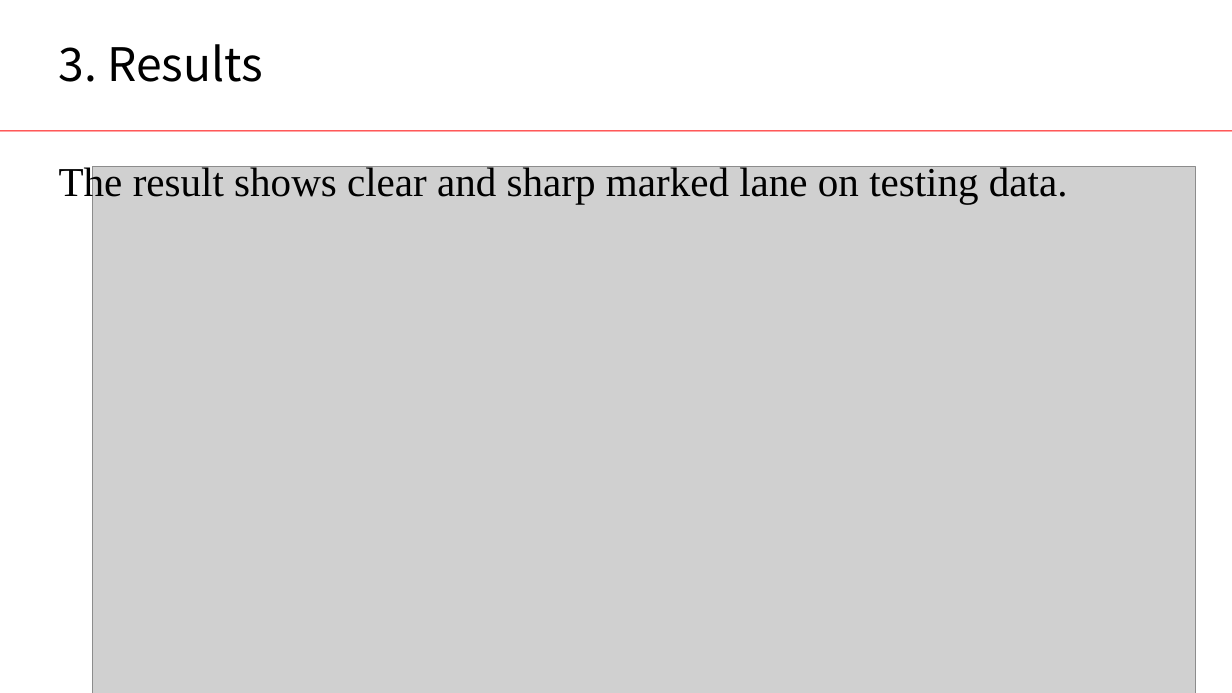
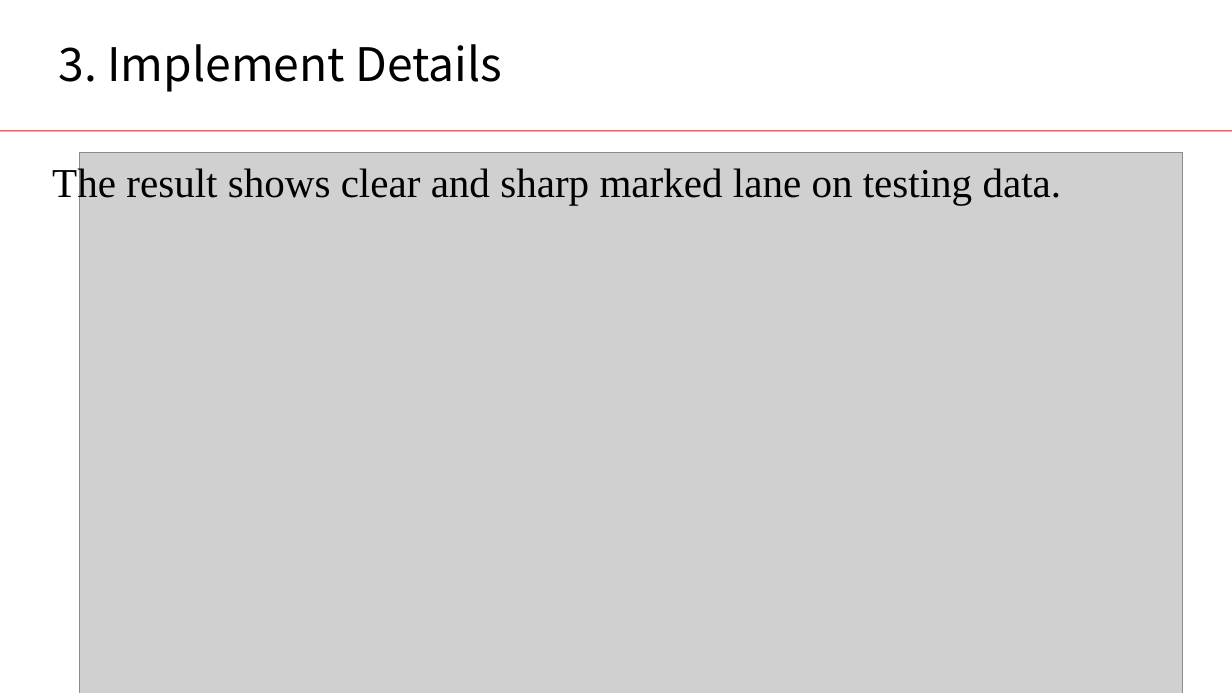
Before and after one commit to jingchengdeng/point_cloud_lane_marking, a slide deck: slide 9 of submission_version/ProjectPresentation.pptx. Drawn at 1232x693 pixels with LibreOffice and Linux fonts; fonts in the diff are those of the drawing; grey boxes stand for pictures; background and template pictures are left out. Boxes give left, top, right and bottom in pixels: in the first picture for what was removed or moved away, otherwise in the second. Text is boxed around its words. In the diff, an @@ line names an element or a change of style, - is before the commit and + after.

```diff
--- a/submission_version/ProjectPresentation.pptx
+++ b/submission_version/ProjectPresentation.pptx
@@ text at [59,44,502,92]: text changed @@
-3. Results
+3. Implement Details
@@ text "The result shows clear and ...": place and size @@
-text "The result shows clear and ..." at [59,164,1068,204]
+text "The result shows clear and ..." at [52,165,1062,205]
@@ picture: place and size @@
-picture at [92,166,1196,693]
+picture at [79,152,1183,693]
```
Also in this commit, not shown: 7 other slides changed, 3 slides added, 7 other files.
